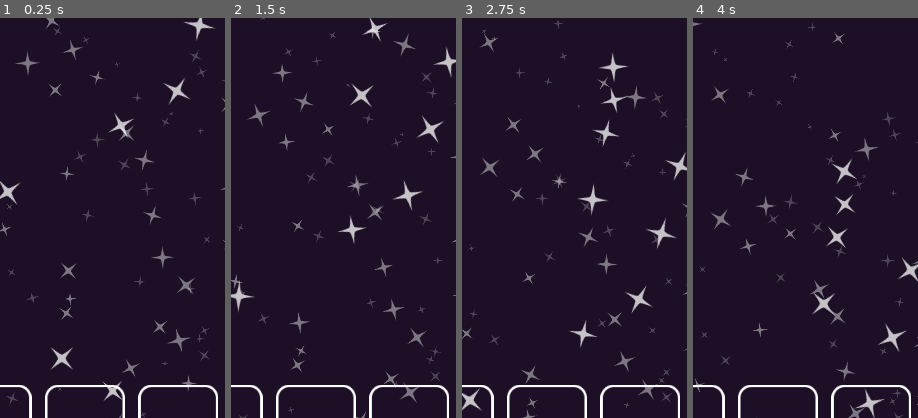
Above: before the commit, frames 1-4 (left to right).
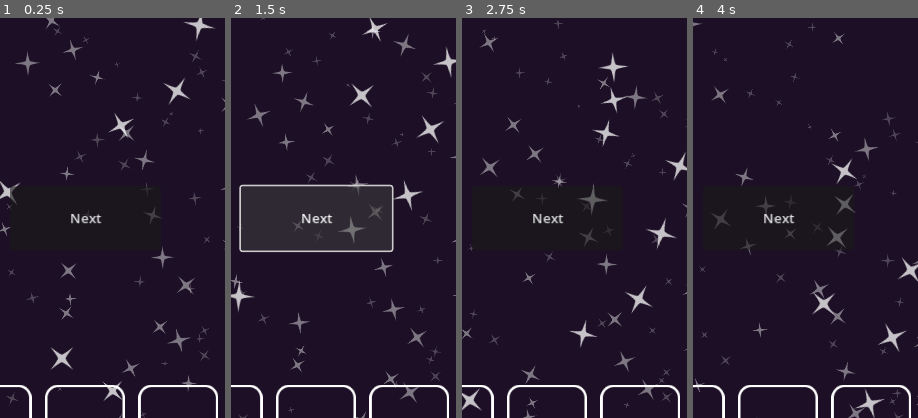
Above: after the commit, the same moments.

Repository: rosswaredev/space-game
Game: Godot game, scene res://scenes/main/main.tscn
Two runs of this game, one before a commit and one after it. Both use one fixed random seed, a clock stepped at 60 frames per second and the inputs below.
Inputs (mouse positions are % of the whole screen's width and height, from its top left):
- Up to frame 1 (0.25 s): no input
- Up to frame 2 (1.5 s): click (50, 50) at 0.5 s, where only the run after the commit has a clickable "Next"; click (50, 50) at 1.25 s, where only the run after the commit has a clickable "Next"
- Up to frame 3 (2.75 s): click "Refresh" at 2 s
- Up to frame 4 (4 s): click "Refresh" at 2.75 s; click "Refresh" at 3.5 s
The pictures show only the part of the screen within x 31-81%, y 25-75%; the shares and areas given below are measured in that part.

The runs differ from the first frame. In frame 1, 0.4% of the frame differs, in the area x 4-72%, y 42-53%; in frame 2, 11%, in the area x 3-73%, y 41-59%; in frame 3, 0.7%; in frame 4, 0.9%.

Commit message:
Fix drag/drop issues

Diff:
--- a/project.godot
+++ b/project.godot
@@ -25,6 +25,14 @@
 window/size/viewport_height=960
 window/stretch/mode="canvas_items"
 
+[input]
+
+mouse_left={
+"deadzone": 0.5,
+"events": [Object(InputEventMouseButton,"resource_local_to_scene":false,"resource_name":"","device":-1,"window_id":0,"alt_pressed":false,"shift_pressed":false,"ctrl_pressed":false,"meta_pressed":false,"button_mask":0,"position":Vector2(0, 0),"global_position":Vector2(0, 0),"factor":1.0,"button_index":1,"pressed":false,"double_click":false,"script":null)
+]
+}
+
 [rendering]
 
 renderer/rendering_method="mobile"
--- a/scenes/card_control/card_control.gd
+++ b/scenes/card_control/card_control.gd
@@ -12,7 +12,6 @@
 func set_card_details(card_definition: CardDefinition):
 	card = card_definition
 	set_controls()
-	show()
 
 
 func set_controls():
--- a/scenes/deck_slot/deck_slot.gd
+++ b/scenes/deck_slot/deck_slot.gd
@@ -20,4 +20,8 @@
 
 
 func set_card_details(card_definition: CardDefinition):
-	drag_card.set_card_details(card_definition)
+	if card_definition == null:
+		drag_card.hide()
+	else:
+		drag_card.set_card_details(card_definition)
+		drag_card.show()
--- a/scenes/drag_card/drag_card.gd
+++ b/scenes/drag_card/drag_card.gd
@@ -1,6 +1,5 @@
 extends Control
 class_name DragCard
-
 
 
 @export var source: String
@@ -9,30 +8,40 @@
 @onready var card_control = $CardControl as CardControl
 
 var card: CardDefinition
+var isDragging = false
+
+
+func _input(event: InputEvent) -> void:
+	if !isDragging: return
+
+	if not event is InputEventMouseButton: return
+
+	if event.is_pressed(): return
+
+	isDragging = false
+	show()
+
+
+func _get_drag_data(_at_position: Vector2):
+	var preview = make_drag_preview()
+	set_drag_preview(preview)
+
+	var data = { "source": source, "card": card }
+	if not slot_index == -1:
+		data.source_slot_index = slot_index
+
+	isDragging = true
+	hide()
+
+	return data
 
 
 func set_card_details(card_definition: CardDefinition):
 	card = card_definition
-	if (card_definition == null):
-#		hide()
-		pass
-	else:
-		card_control.set_card_details(card_definition)
-		show()
+	card_control.set_card_details(card_definition)
+
 
 func make_drag_preview() -> Control:
 	var preview = Control.new()
 	preview.add_child(self.duplicate())
 	return preview
-
-
-
-func _get_drag_data(_at_position: Vector2):
-	var preview = make_drag_preview()
-	set_drag_preview(preview)
-	card_control.hide()
-
-	var data = { "source": source, "card": card }
-	if not slot_index == -1:
-		data.source_slot_index = slot_index
-	return data
--- a/scenes/main/main.gd
+++ b/scenes/main/main.gd
@@ -22,4 +22,3 @@
 func on_deck_changed(deck_cards: Array[CardDefinition]) -> void:
 	deck = deck_cards
 	store_screen.display_deck_cards(deck)
-	print(deck)
--- a/scenes/store_screen/store_screen.gd
+++ b/scenes/store_screen/store_screen.gd
@@ -6,10 +6,11 @@
 signal deck_changed(deck_cards: Array[CardDefinition])
 
 @onready var StoreSlot = preload("res://scenes/store_slot/store_slot.tscn")
-@onready var card_container = $%CardContainer
-@onready var refresh_button = $%RefreshButton
-@onready var gold_label = $%GoldLabel
-@onready var deck = $%Deck
+@onready var card_container = %CardContainer
+@onready var refresh_button = %RefreshButton
+@onready var next_button = %NextButton
+@onready var gold_label = %GoldLabel
+@onready var deck = %Deck
 
 var REFRESH_COST = 1
 var CARD_COST = 3
@@ -21,8 +22,10 @@
 	null, null, null
 ]
 
+
 func _ready():
 	refresh_button.pressed.connect(on_refresh_button_pressed)
+	next_button.pressed.connect(on_next_button_pressed)
 
 	var deck_slots = deck.get_children() as Array[DeckSlot]
 	for index in deck_slots.size():
@@ -32,15 +35,8 @@
 	refresh_store()
 
 
-func _can_drop_data(_at_position: Vector2, data) -> bool:
-	return data is Dictionary and data.has("source")
-
-
-func _drop_data(_at_position: Vector2, data) -> void:
-	if data.source == "store":
-		display_store_cards()
-	elif data.source == "deck":
-		display_deck_cards(deck_cards)
+func on_next_button_pressed() -> void:
+	pass
 
 
 func refresh_card_offering() -> void:
@@ -58,6 +54,7 @@
 		var card = card_offering[slot_index]
 		var store_slot = StoreSlot.instantiate()
 		card_container.add_child(store_slot)
+
 		store_slot.set_slot_index(slot_index)
 		store_slot.set_card_details(card)
 
@@ -103,14 +100,14 @@
 
 func purchase_card(card: CardDefinition, source_slot_index: int, deck_slot_index: int) -> void:
 	var existing_card = deck_cards[deck_slot_index]
+	if existing_card == null and gold >= CARD_COST:
+		card_offering[source_slot_index] = null
 
-	if existing_card == null:
-		if gold >= CARD_COST:
-			card_offering[source_slot_index] = null
-			spend_gold.emit(CARD_COST)
-			place_card_in_deck(card, deck_slot_index)
-	else:
-		display_store_cards()
+		spend_gold.emit(CARD_COST)
+		place_card_in_deck(card, deck_slot_index)
+
+	display_store_cards()
+
 
 func place_card_in_deck(card: CardDefinition, deck_slot_index: int):
 	deck_cards[deck_slot_index] = card
--- a/scenes/store_screen/store_screen.tscn
+++ b/scenes/store_screen/store_screen.tscn
@@ -80,3 +80,19 @@
 
 [node name="DeckSlot5" parent="DeckContainer/Deck" instance=ExtResource("3_3kf6f")]
 layout_mode = 2
+
+[node name="NextButton" type="Button" parent="."]
+unique_name_in_owner = true
+layout_mode = 1
+anchors_preset = 8
+anchor_left = 0.5
+anchor_top = 0.5
+anchor_right = 0.5
+anchor_bottom = 0.5
+offset_left = -90.5
+offset_top = -38.5
+offset_right = 90.5
+offset_bottom = 38.5
+grow_horizontal = 2
+grow_vertical = 2
+text = "Next"
--- a/scenes/store_slot/store_slot.tscn
+++ b/scenes/store_slot/store_slot.tscn
@@ -17,6 +17,5 @@
 texture = ExtResource("1_5ps8u")
 
 [node name="DragCard" parent="." instance=ExtResource("3_bd7u6")]
-visible = false
 layout_mode = 2
 source = "store"
